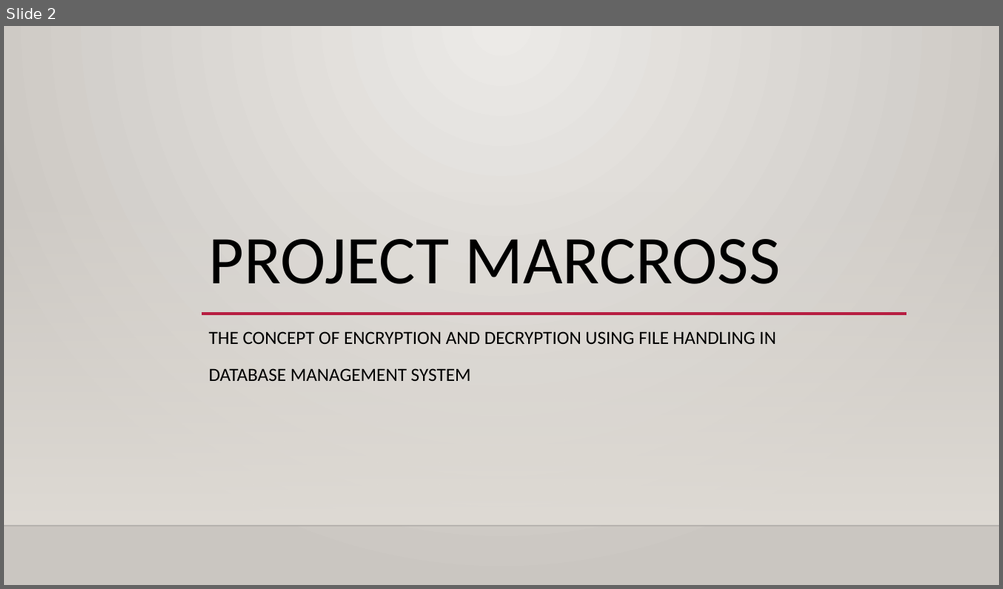
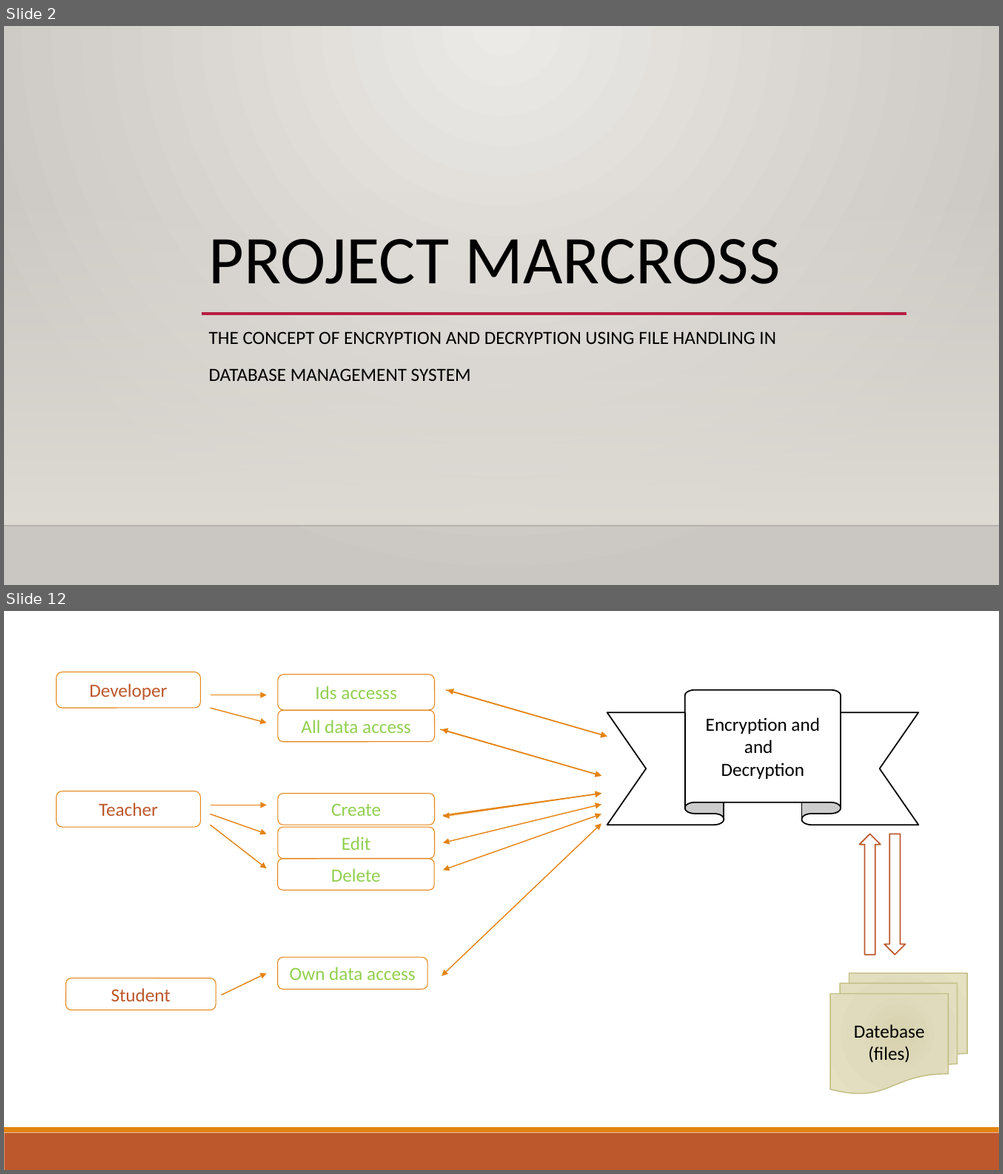
Before and after one commit to ASHISH-GITHUB2495/PROJECT-MARCROSS, a slide deck: WELCOME.pptx. Shown one above the other, each under a label of ours: slide 2 before the commit, slides 2 and 12 after it; the slides between them are not shown. The pictures are 1003x589 and 1003x1174 pixels, drawn with LibreOffice and Linux fonts; fonts in the diff are those of the drawing; background and template pictures are left out. Boxes give left, top, right and bottom in pixels: in the first picture for what was removed or moved away, otherwise in the second. Text is boxed around its words. In the diff, an @@ line names an element or a change of style, - is before the commit and + after.

```diff
--- a/WELCOME.pptx
+++ b/WELCOME.pptx
@@ slide 12 added at [4, 611, 999, 1170], background #FFFFFF @@
@@ rounded rectangle added at [57, 672, 200, 708], outline #E48312 0.75 pt, 18 pt, text #BD582C @@
+Developer
@@ rounded rectangle added at [278, 675, 435, 710], outline #E48312 0.75 pt, 18 pt, text #92D050 @@
+Ids accesss
@@ arrow added from (210, 695) to (267, 695), #E48312 1 pt @@
@@ arrow added from (446, 690) to (607, 736), #E48312 1 pt @@
@@ double arrow added from (447, 690) to (607, 736), #E48312 1 pt @@
@@ ribbon added at [607, 690, 918, 825], fill #FFFFFF, outline #000000 1.25 pt, 18 pt, text #000000 @@
+Encryption and and
+Decryption
@@ arrow added from (210, 708) to (267, 723), #E48312 1 pt @@
@@ rounded rectangle added at [278, 710, 435, 741], outline #E48312 0.75 pt, 18 pt, text #92D050 @@
+All data access
@@ arrow added from (441, 729) to (602, 776), #E48312 1 pt @@
@@ double arrow added from (441, 729) to (602, 776), #E48312 1 pt @@
@@ rounded rectangle added at [57, 792, 200, 827], outline #E48312 0.75 pt, 18 pt, text #BD582C @@
+Teacher
@@ arrow added from (210, 805) to (267, 805), #E48312 1 pt @@
@@ rounded rectangle added at [278, 794, 435, 825], outline #E48312 0.75 pt, 18 pt, text #92D050 @@
+Create
@@ arrow added from (443, 815) to (602, 794), #E48312 1 pt @@
@@ double arrow added from (443, 817) to (602, 794), #E48312 1 pt @@
@@ double arrow added from (443, 843) to (602, 804), #E48312 1 pt @@
@@ arrow added from (210, 814) to (267, 834), #E48312 1 pt @@
@@ arrow added from (210, 825) to (267, 869), #E48312 1 pt @@
@@ rounded rectangle added at [278, 827, 435, 859], outline #E48312 0.75 pt, 18 pt, text #92D050 @@
+Edit
@@ double arrow added from (441, 977) to (602, 823), #E48312 1 pt @@
@@ double arrow added from (443, 870) to (602, 814), #E48312 1 pt @@
@@ up arrow added at [859, 834, 880, 955], fill #FFFFFF, outline #BD582C 1.25 pt @@
@@ up arrow added at [885, 834, 905, 955], fill #FFFFFF, outline #BD582C 1.25 pt @@
@@ rounded rectangle added at [278, 859, 435, 890], outline #E48312 0.75 pt, 18 pt, text #92D050 @@
+Delete
@@ rounded rectangle added at [278, 957, 428, 989], outline #E48312 0.75 pt, 18 pt, text #92D050 @@
+Own data access
@@ rounded rectangle added at [66, 979, 216, 1011], outline #E48312 0.75 pt, 18 pt, text #BD582C @@
+Student
@@ arrow added from (221, 995) to (267, 974), #E48312 1 pt @@
@@ flow chart multidocument added at [830, 974, 967, 1094], fill gradient #D7D3AF to #DFDBBD to #E5E1C1, outline #C2BC80 1 pt, 18 pt, text #000000 @@
+Datebase
+(files)
@@ rectangle added at [4, 1133, 999, 1170], fill #BD582C @@
@@ rectangle added at [4, 1128, 999, 1133], fill #E48312 @@
```
Also in this commit, not shown: 7 slides changed, 3 other slides added, 2 slides removed, 26 other files.
